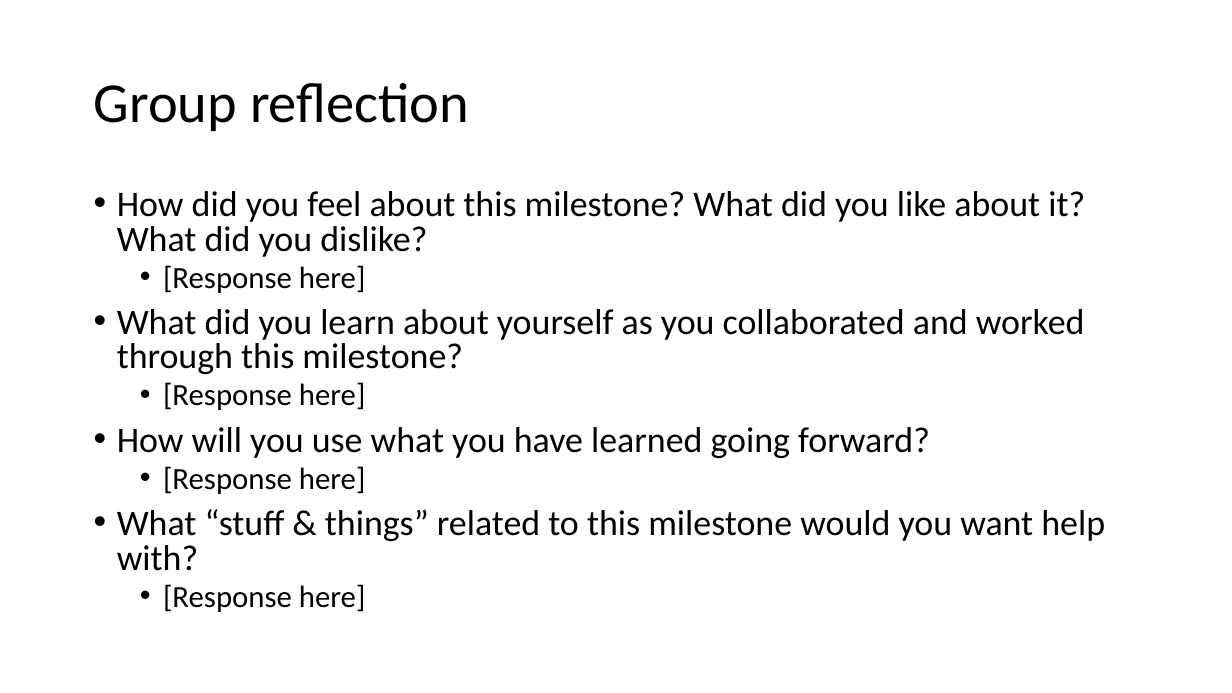
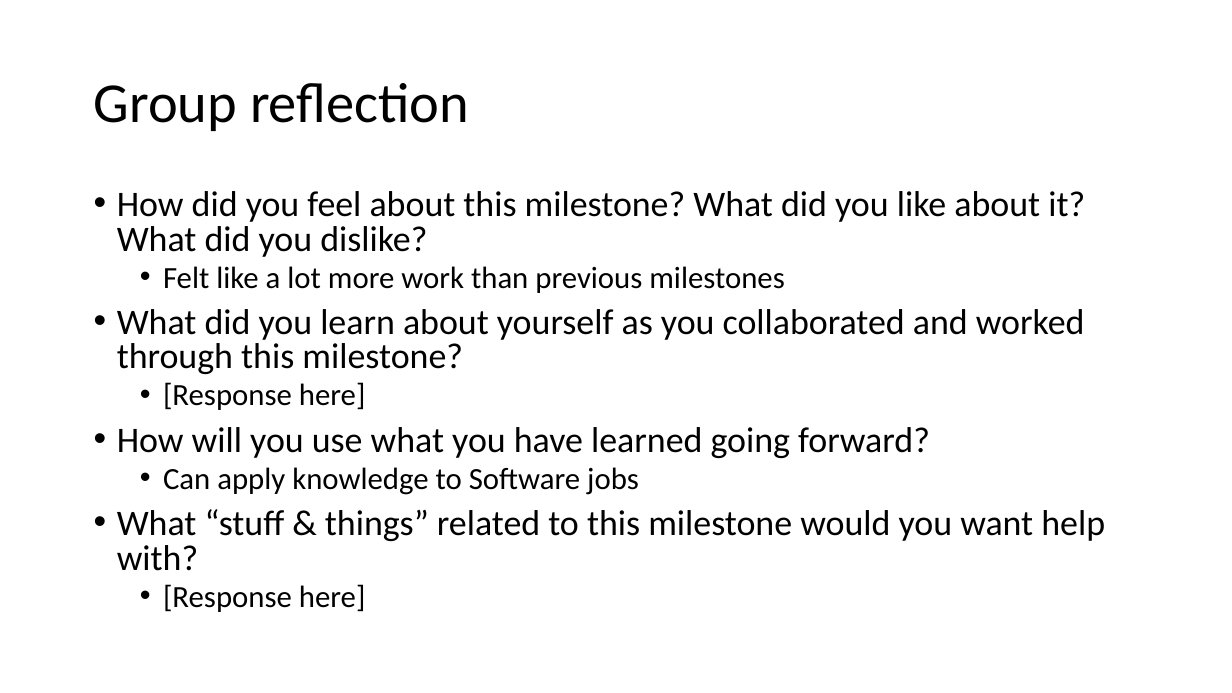
Before and after one commit to Konnie789/ENSE-470, a slide deck: slide 8 of Milestone 6/Milestone 6.ppt (slide 4 before the commit). Drawn at 1232x693 pixels with LibreOffice and Linux fonts; fonts in the diff are those of the drawing. Boxes give left, top, right and bottom in pixels: in the first picture for what was removed or moved away, otherwise in the second. Text is boxed around its words. In the diff, an @@ line names an element or a change of style, - is before the commit and + after.

```diff
--- a/Milestone 6/Milestone 6.ppt
+++ b/Milestone 6/Milestone 6.ppt
@@ text at box(163, 266, 784, 293): text changed @@
-  • [Response here]
+  • Felt like a lot more work than previous milestones
@@ text at box(163, 467, 639, 495): text changed @@
-  • [Response here]
+  • Can apply knowledge to Software jobs
```
Also in this commit, not shown: 2 other slides changed, 5 slides added, 1 slide removed.
